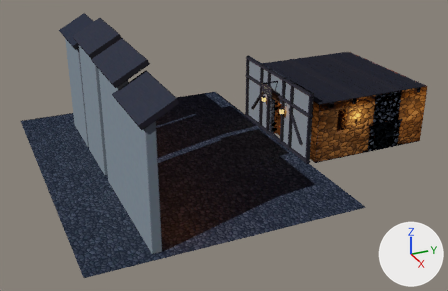
Renders of the glTF model assets/models/tavern.glb from each side of a commit.
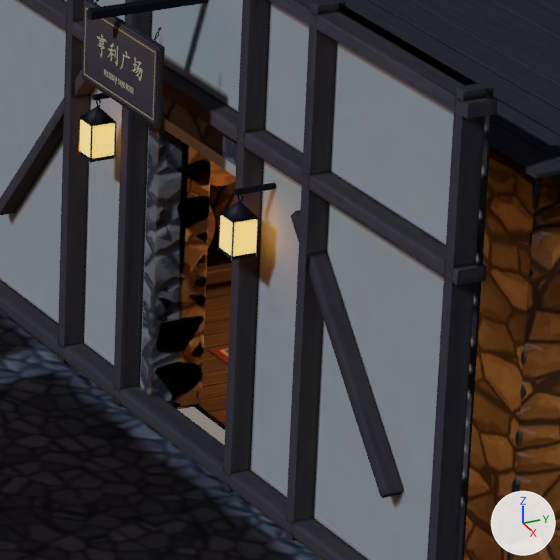
Each version appears first whole from a 50 mm camera at (26.39, -17.82, 13.31) aimed at (0.83, -6.32, 0.53), and next in a close-up on the part from 56% to 72% of the width and 28% to 52% of the height. Every picture has the same lights, and +X, +Y and +Z are marked at lower right. The last two pictures show the newer version. Where no turn or scale is listed for an object, it has been applied to the vertices. Vertices at exactly the same position are counted once.

Names of what the first close-up shows: 'B_boards', 'B_ceiling', 'B_exterior', 'B_exterior_d0', 'B_exterior_d1', 'B_floor', 'B_shelves', 'B_walls_front', 'B_walls_front_d0', 'B_walls_side_d1'.
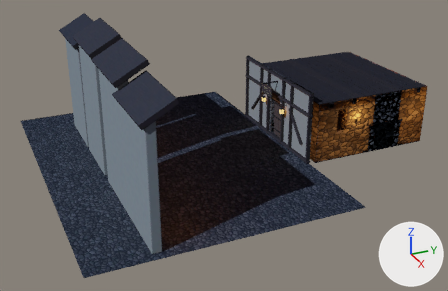
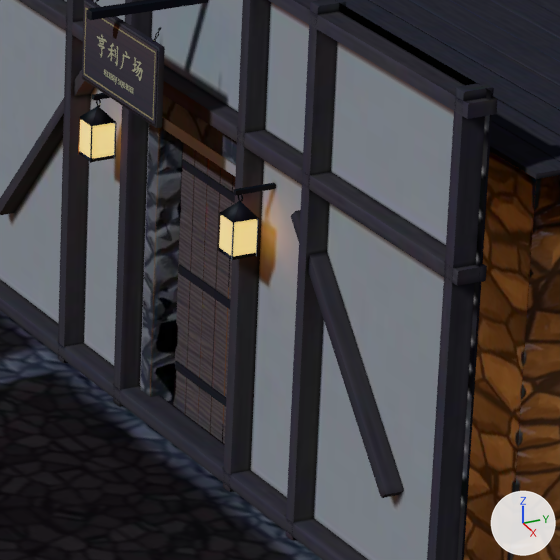
Scene script edits in JSON lines:
```json
{"block": "me_door_plank", "where": "# used by ob_b_door; location = (0.5, -2.745, 0.0); rotation_euler = (-1.571, 1.571, 0.0), in degrees (-90, 90, 0)"}
{"op": "remove", "block": "me_door_plank", "code": "me_door_plank.from_pydata(...)  # 773 vertices, 1486 faces; spans x -1.57..0.57, y 1.79..2.83, z -0.04..0.09"}
{"op": "add", "block": "me_door_plank", "code": "me_door_plank.from_pydata(...)  # 773 vertices, 1486 faces; spans x -1.02..0.02, y -0.07..0.06, z 0.0..2.15"}
{"block": "me_door_plank", "change": "me_door_plank part 1: the loose piece of 56 vertices spanning x -1.57..0.57, y 2.66..2.83, z -0.03..0.03 is multiplied about its middle by the matrix ((0.0, -1.0, 0.001), (0.0, 0.001, 1.0), (-1.0, 0.0, 0.0)), then moved by (-0.43, -2.78, 1.07)"}
{"block": "me_door_plank", "change": "me_door_plank part 2: the loose piece of 56 vertices spanning x -1.57..0.57, y 2.48..2.66, z -0.03..0.03 is multiplied about its middle by the matrix ((0.0, -1.0, -0.002), (0.0, -0.002, 1.0), (-1.0, 0.0, 0.0)), then moved by (-0.26, -2.6, 1.08)"}
{"block": "me_door_plank", "change": "me_door_plank part 3: the loose piece of 56 vertices spanning x -1.57..0.57, y 1.96..2.14, z -0.03..0.03 is multiplied about its middle by the matrix ((0.0, -1.0, -0.001), (0.0, -0.001, 1.0), (-1.0, 0.0, 0.0)), then moved by (0.26, -2.08, 1.07)"}
{"block": "me_door_plank", "change": "me_door_plank part 4: the loose piece of 56 vertices spanning x 0.2..0.26, y 1.82..2.8, z -0.04..-0.03 is multiplied about its middle by the matrix ((0.0, -1.0, 0.0), (0.0, 0.0, 1.0), (-1.0, 0.0, 0.0)), then moved by (-0.73, -2.37, 0.38)"}
{"block": "me_door_plank", "change": "me_door_plank part 5: the loose piece of 56 vertices spanning x -0.51..-0.45, y 1.82..2.8, z -0.04..-0.03 is multiplied about its middle by the matrix ((0.0, -1.0, 0.0), (0.0, 0.0, 1.0), (-1.0, 0.0, 0.0)), then moved by (-0.02, -2.37, 1.08)"}
{"block": "me_door_plank", "change": "me_door_plank part 6: the loose piece of 56 vertices spanning x -1.26..-1.2, y 1.82..2.8, z -0.04..-0.03 is multiplied about its middle by the matrix ((0.0, -1.0, 0.0), (0.0, 0.0, 1.0), (-1.0, 0.0, 0.0)), then moved by (0.73, -2.37, 1.83)"}
{"block": "me_door_plank", "change": "me_door_plank part 7: 111 of 773 vertices moved; they spanned x -1.57..0.57, y 2.14..2.48, z -0.03..0.03 and now span x -0.67..-0.33, y -0.06..0.0, z 0.0..2.15; mean shift (0.01, -2.34, 1.07); largest move (-1.57, 2.48, -0.02) -> (-0.67, -0.05, 2.14)"}
{"block": "me_door_plank", "change": "other edits to the shape of me_door_plank do not show in these pictures"}
{"op": "set", "path": "ob_b_door.rotation_euler", "old": "(-1.571, 1.571, 0.0)", "new": "(0.0, 0.0, 0.0)", "note": "degrees (-90, 90, 0) -> degrees (0, 0, 0)"}
```

What differs and where, as boxes (x1, y1, x2, y2) in the close-ups (560 x 560 px; the box of a moved part takes in the faces that stretch with it):
```json
{"object": "B_door", "change": "reshaped, turned", "after": [173, 142, 235, 445], "on screen": "not visible before"}
{"part": 1, "of": "me_door_plank", "change": "moved or reshaped", "after": [173, 142, 195, 416], "on screen": "not visible before"}
{"part": 2, "of": "me_door_plank", "change": "moved or reshaped", "after": [186, 150, 208, 425], "on screen": "not visible before"}
{"part": 3, "of": "me_door_plank", "change": "moved or reshaped", "after": [223, 176, 235, 445], "on screen": "not visible before"}
{"part": 4, "of": "me_door_plank", "change": "moved or reshaped", "after": [175, 361, 226, 407], "on screen": "not visible before"}
{"part": 5, "of": "me_door_plank", "change": "moved or reshaped", "after": [178, 264, 230, 309], "on screen": "not visible before"}
{"part": 6, "of": "me_door_plank", "change": "moved or reshaped", "after": [182, 159, 235, 202], "on screen": "not visible before"}
{"part": 7, "of": "me_door_plank", "change": "moved or reshaped", "after": [198, 159, 233, 444], "on screen": "not visible before"}
```
